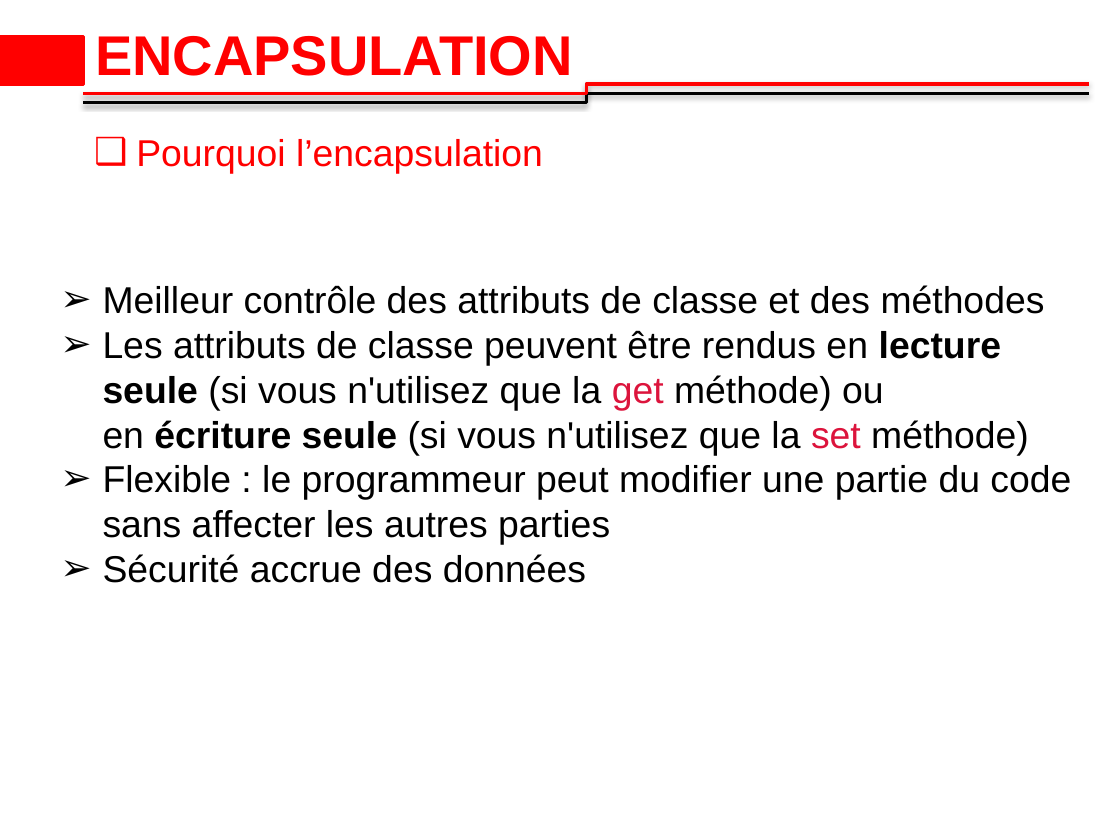
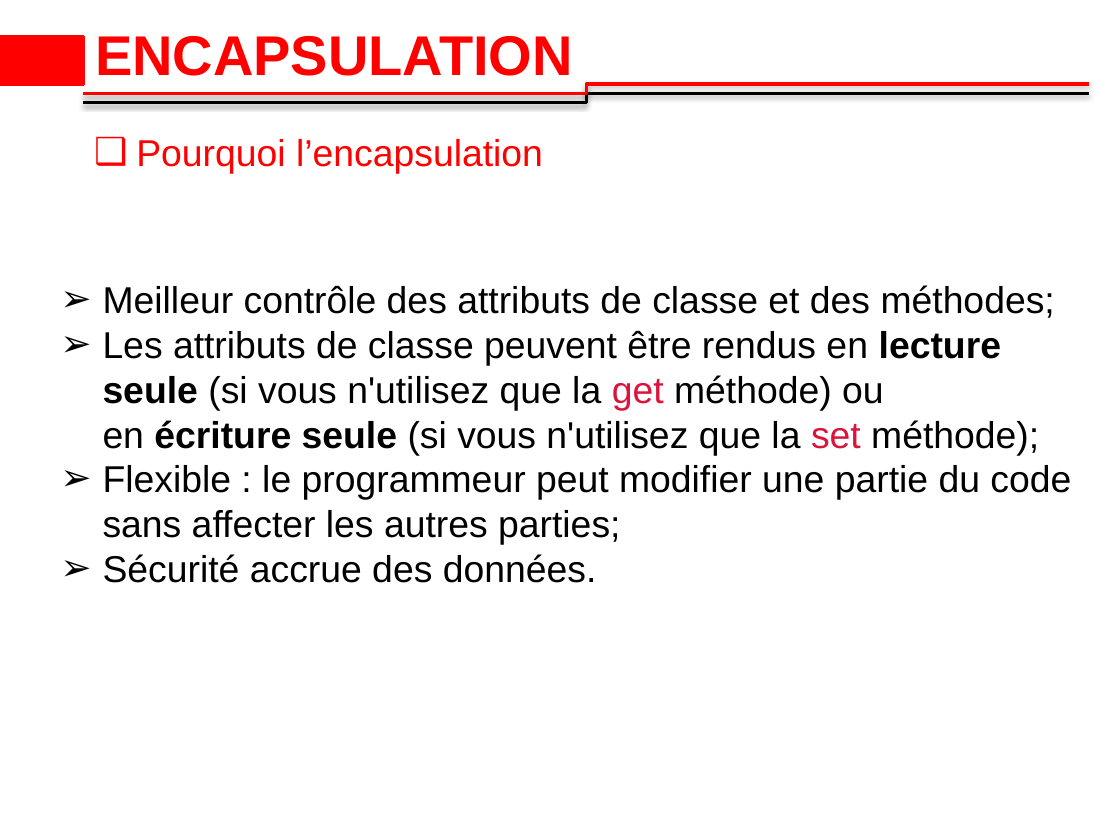
Before and after one commit to 2losky/Poo_Java, a slide deck: slide 32 of java-oop dernier 10.pptx (slide 31 before the commit). Drawn at 1120x840 pixels with LibreOffice and Linux fonts; fonts in the diff are those of the drawing; background and template pictures are left out. Boxes give left, top, right and bottom in pixels: in the first picture for what was removed or moved away, otherwise in the second. Text is boxed around its words. In the diff, an @@ line names an element or a change of style, - is before the commit and + after.

Commit message:
Add final file

```diff
--- a/java-oop dernier 10.pptx
+++ b/java-oop dernier 10.pptx
@@ text at (103, 285, 1071, 583): text changed @@
-➢ Meilleur contrôle des attributs de classe et des méthodes
-➢ Les attributs de classe peuvent être rendus en lecture seule (si vous n'utilisez que la get méthode) ou en écriture seule (si vous n'utilisez que la set méthode)
-➢ Flexible : le programmeur peut modifier une partie du code sans affecter les autres parties
-➢ Sécurité accrue des données
+➢ Meilleur contrôle des attributs de classe et des méthodes;
+➢ Les attributs de classe peuvent être rendus en lecture seule (si vous n'utilisez que la get méthode) ou en écriture seule (si vous n'utilisez que la set méthode);
+➢ Flexible : le programmeur peut modifier une partie du code sans affecter les autres parties;
+➢ Sécurité accrue des données.
```
Also in this commit, not shown: 2 other slides changed, 1 slide added.
